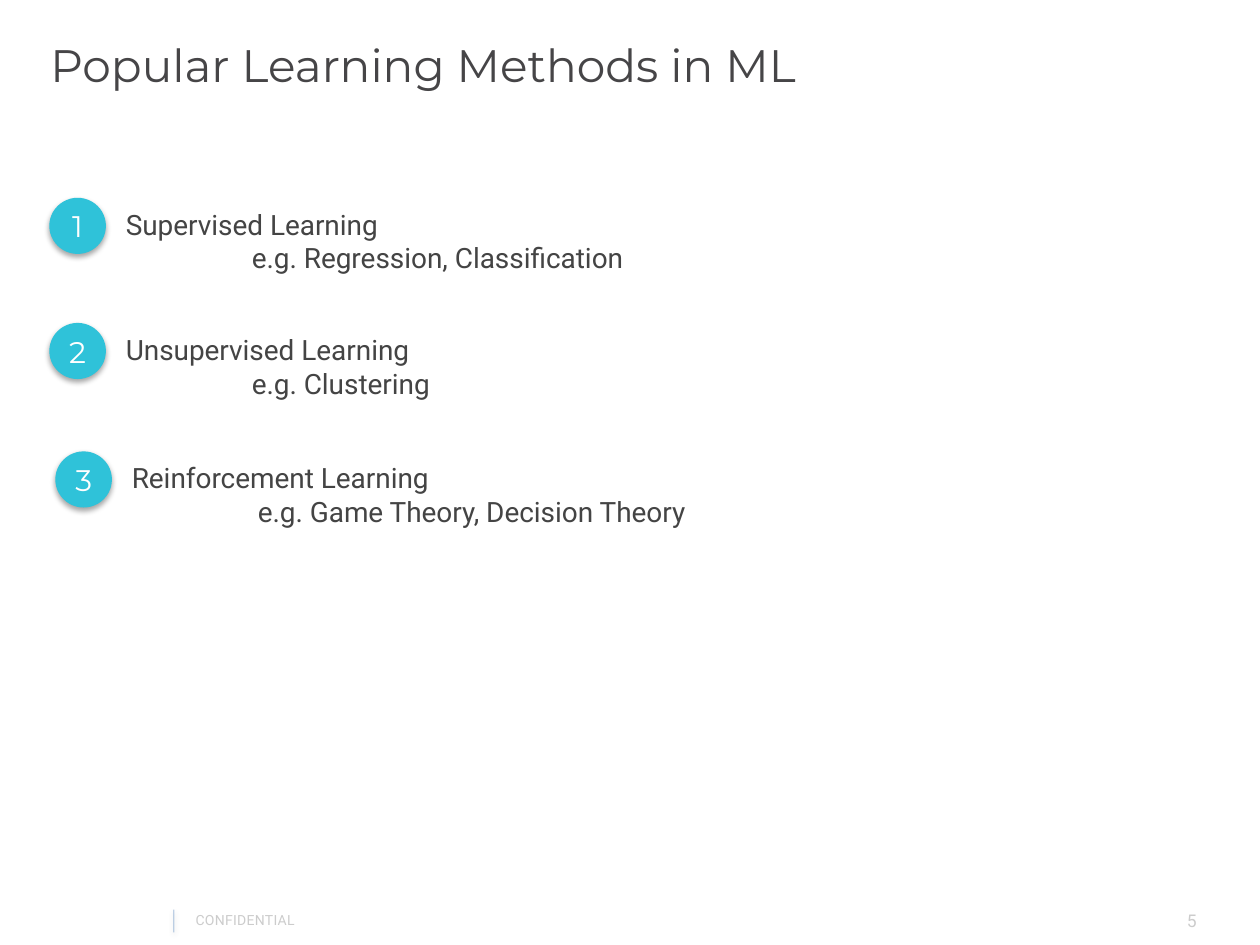
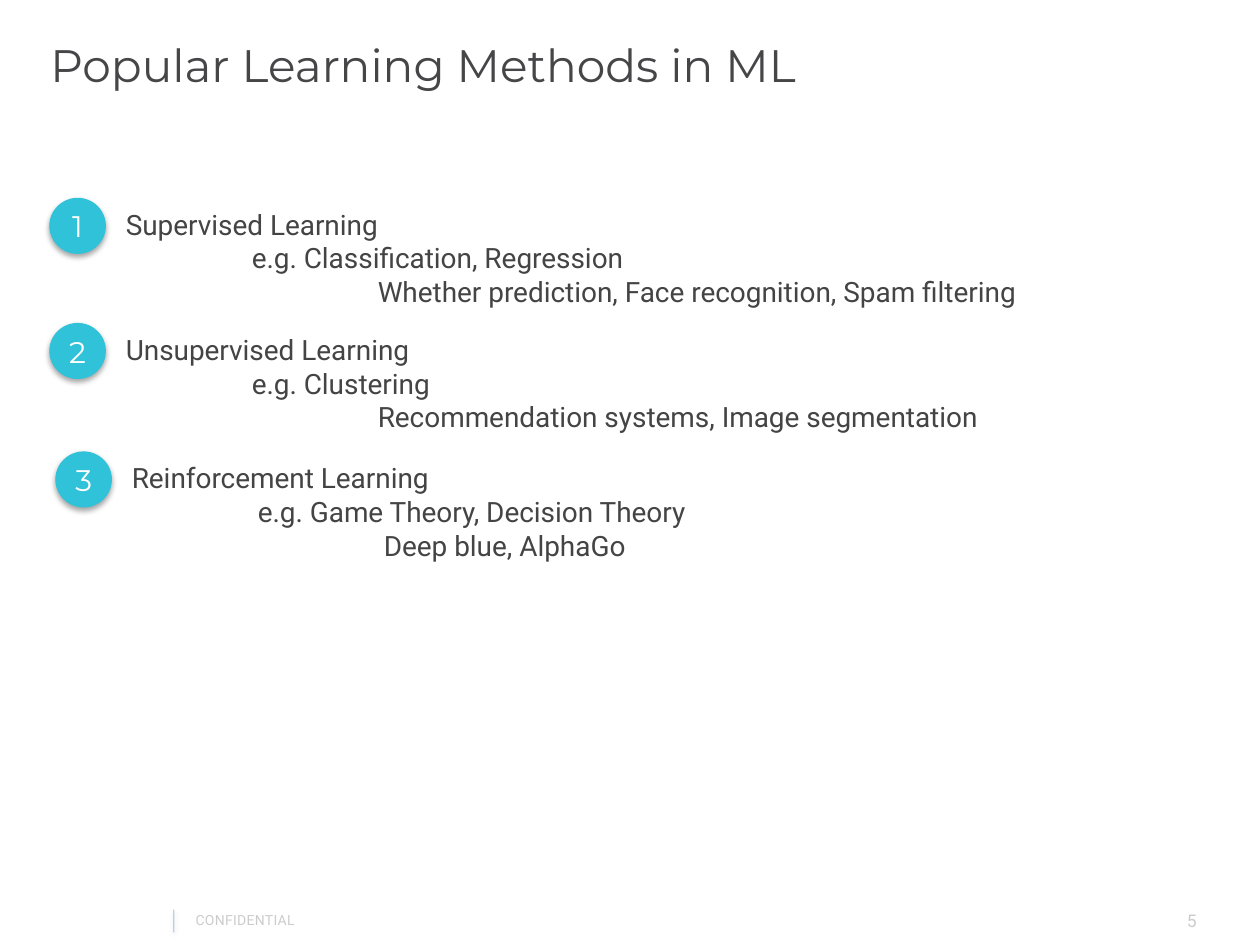
Before and after one commit to gautam0707/TechTalk1_Epam, a slide deck: slide 5 of TechTalk1.pptx. Drawn at 1260x945 pixels with LibreOffice and Linux fonts; fonts in the diff are those of the drawing; background and template pictures are left out. Boxes give left, top, right and bottom in pixels: in the first picture for what was removed or moved away, otherwise in the second. Text is boxed around its words. In the diff, an @@ line names an element or a change of style, - is before the commit and + after.

```diff
--- a/TechTalk1.pptx
+++ b/TechTalk1.pptx
@@ text at (252,246,1016,308): text changed @@
-e.g. Regression, Classification
+e.g. Classification, Regression
+Whether prediction, Face recognition, Spam filtering
@@ text at (378,406,977,433): paragraph added @@
+Recommendation systems, Image segmentation
@@ text at (384,535,625,562): paragraph added @@
+Deep blue, AlphaGo
```
Also in this commit, not shown: 4 other slides changed, 2 slides added, 1 other file.
